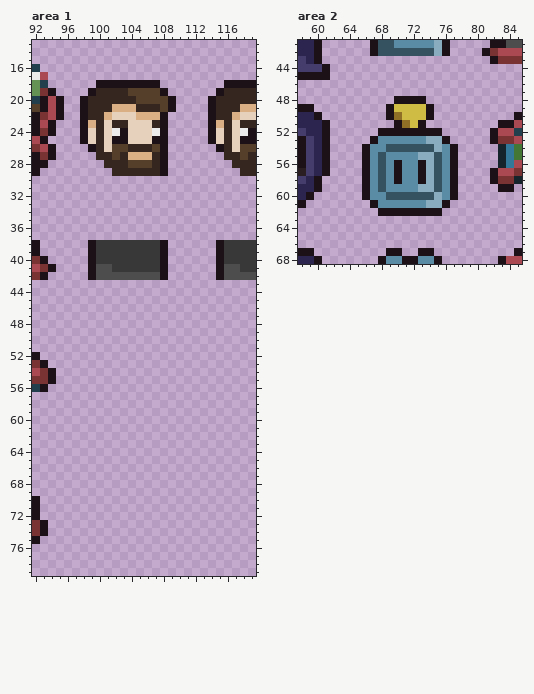
One commit to this pixel-art file: Assets/Artwork/Originals/characterArmors.aseprite. Above, as it was before the edit.
640x80 pixels, 1 frame. Shown: area 1: x 92..119, y 13..79; area 2: x 58..85, y 41..68.
After:
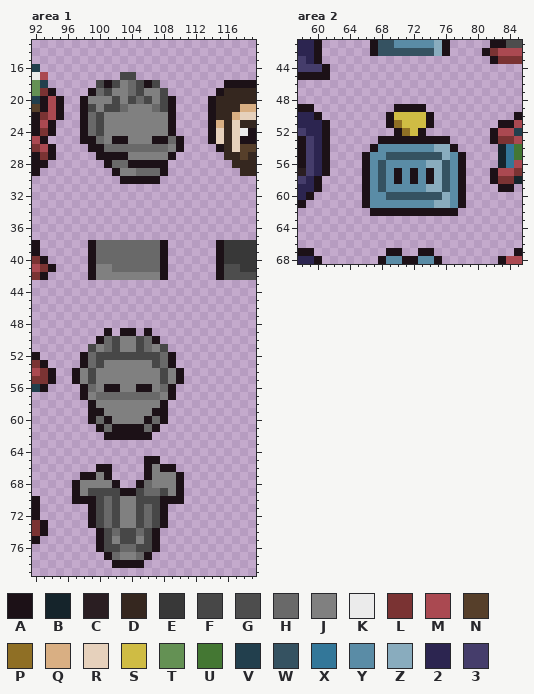
Palette (. is transparent): A #1c1117  B #15242b  C #2a1e22  D #35271f  E #383838  F #474747  G #4d4d4d  H #696969  J #808080  K #ebebeb  L #7a3333  M #aa4951  N #563f2a  P #8f6f25  Q #d9af83  R #e6d1bc  S #cfbc44  T #649154  U #447733  V #223f4d  W #355261  X #337799  Y #5a8ca6  Z #89acbe  2 #2c2550  3 #453d6b
What changed:
--- area 1, layer "Armor"
@@ x 97..112 @@
 16 ................
-17 ................
-18 ...AAAAAAAA.....
-19 ..ADDDDNNNNA....
-20 .ADDDDDDNNNNA...
-21 .ADDDQQQDDDNA...
-22 .ADDQRRRQQQA....
-23 .AQDRDDRRRDA....
-24 .ARDRKARRRKA....
-25 .ARDRAARRRAA....
-26 ..ADRNNDDDNA....
-27 ...DDNDQQQDA....
-28 ....DDDNNNDA....
-29 .....DDDDDDA....
-30 ................
+17 ......FF........
+18 ...FAFJHFAF.....
+19 ..AHFJJHFJJF....
+20 .AJJJFJFHFJFA...
+21 .AFJFFHJJJHFA...
+22 .AHFJJJJJJJJA...
+23 .AHFJJJJJJJJA...
+24 .AHFJJJJJJJJA...
+25 .AAHJAAJJJAAHA..
+26 ..AAHHHHHHHHJA..
+27 ...AAAAJJJJJA...
+28 ....AHHAAAAA....
+29 .....AJJHHHA....
+30 ......AAAAA.....
 31 ................
@@ x 98..109 @@
 37 ............
-38 .AEEEEEEEEA.
-39 .AEEEEEEEEA.
-40 .AEEEEEEEEA.
-41 .AGGEEEEEEA.
-42 .AGGGGGGGGA.
+38 .AHHHHHHHHA.
+39 .AHHHHHHHHA.
+40 .AHHHHHHHHA.
+41 .AJJHHHHHHA.
+42 .AJJJJJJJJA.
 43 ............
@@ x 95..112 @@
 48 ..................
-49 ..................
-50 ..................
-51 ..................
-52 ..................
-53 ..................
-54 ..................
-55 ..................
-56 ..................
-57 ..................
-58 ..................
-59 ..................
-60 ..................
-61 ..................
-62 ..................
+49 ......A.AA.A......
+50 .....AHFJJFHA.....
+51 ....FJHFJJFHJF....
+52 ...AHFFFFFFFFHA...
+53 ...AHFJJJJJJFHA...
+54 ..AJFJJJJJJJJFJA..
+55 ..AJFJJJJJJJJFJA..
+56 ...AHJAAJJAAJHA...
+57 ...AJHHHHHHHHJA...
+58 ....AJJJJJJJJA....
+59 ....AAJJJJJJAA....
+60 ....AHAJJJJAHA....
+61 .....AHAAAAHA.....
+62 ......AAAAAA......
 63 ..................
 64 ..................
-65 ..................
-66 ..................
-67 ..................
-68 ..................
-69 ..................
-70 ..................
-71 ..................
-72 ..................
-73 ..................
-74 ..................
-75 ..................
-76 ..................
-77 ..................
-78 ..................
+65 ...........AA.....
+66 .....AA....AJAA...
+67 ...AAJA....AJJJA..
+68 ..AJJJJA..AHJJJA..
+69 ..AJFFFFAAFHHFJA..
+70 ..AAAFHFJJFFFAAA..
+71 ....AFHFJJFHFA....
+72 ....AFHFJJFHFA....
+73 ....AFHFJJFHFA....
+74 .....AFHFFHFA.....
+75 .....AFJFFJFA.....
+76 .....AFFHHFFA.....
+77 ......AHJJHA......
+78 .......AAAA.......
 79 ..................
--- area 2, layer "Armor"
@@ x 64..80 @@
 47 .................
-48 ......AAAA.......
-49 .....ASSSSA......
-50 .....APSSSA......
-51 ......APSA.......
-52 ....AAAAAAAA.....
-53 ...AYYYYYYZZA....
-54 ..AYYWWWWWWZYA...
-55 ..AYWYYYYZZWYA...
-56 ..AYWYAYYAZWYA...
-57 ..AYWYAYYAZWYA...
-58 ..AYWYAYYAZWYA...
-59 ..AYWYYYYZZWYA...
-60 ..AYYWWWWWWZYA...
-61 ...AYYYYYYZZA....
-62 ....AAAAAAAA.....
+48 .................
+49 ......AAAA.......
+50 .....ASSSSA......
+51 .....APSSSA......
+52 ......APSA.......
+53 ....AAAAAAAAA....
+54 ...AYYYYYYYZZA...
+55 ..AYYWWWWWWWZYA..
+56 ..AYWYYYYYZZWYA..
+57 ..AYWYAYAYAZWYA..
+58 ..AYWYAYAYAZWYA..
+59 ..AYWYYYYYZZWYA..
+60 ..AYYWWWWWWWZYA..
+61 ..AYYYYYYYYZZYA..
+62 ...AAAAAAAAAAA...
 63 .................
